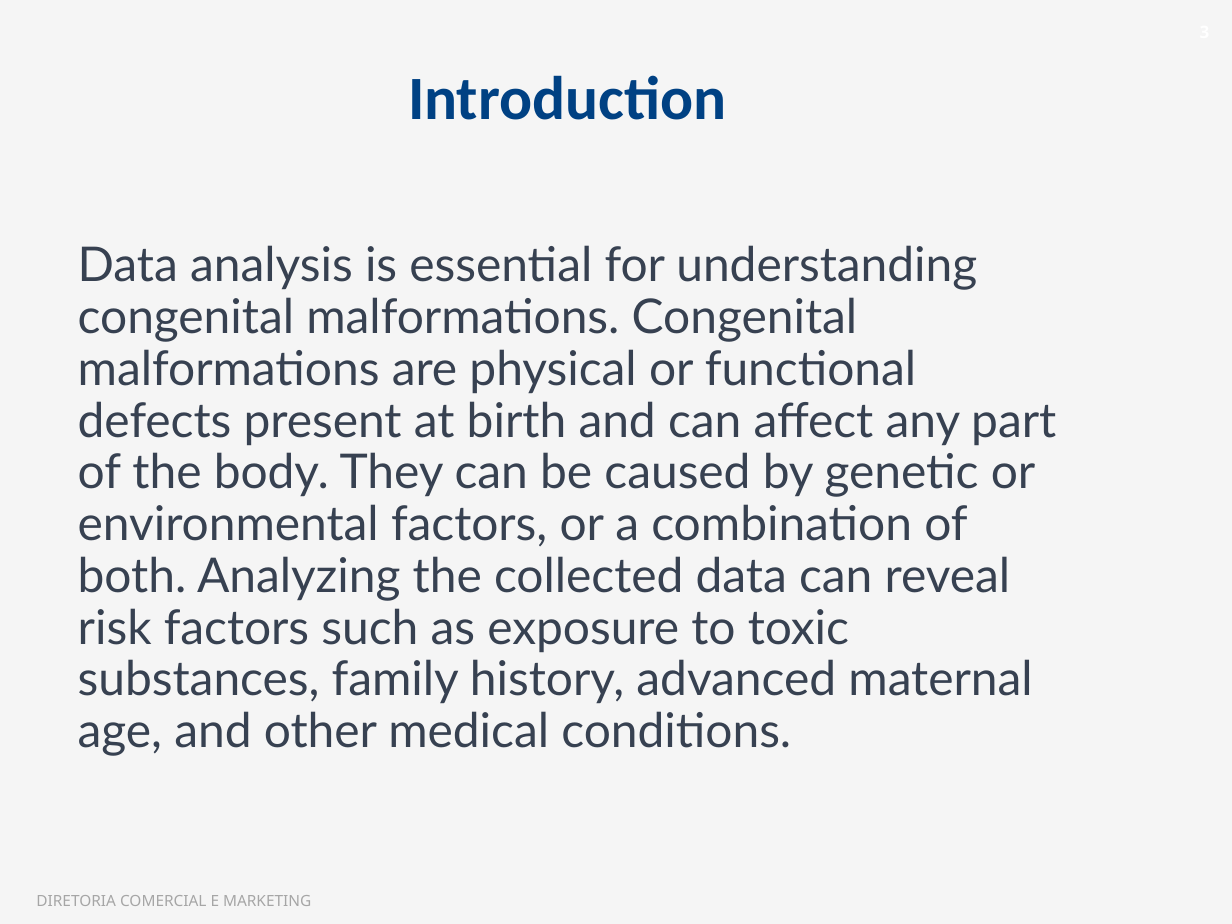
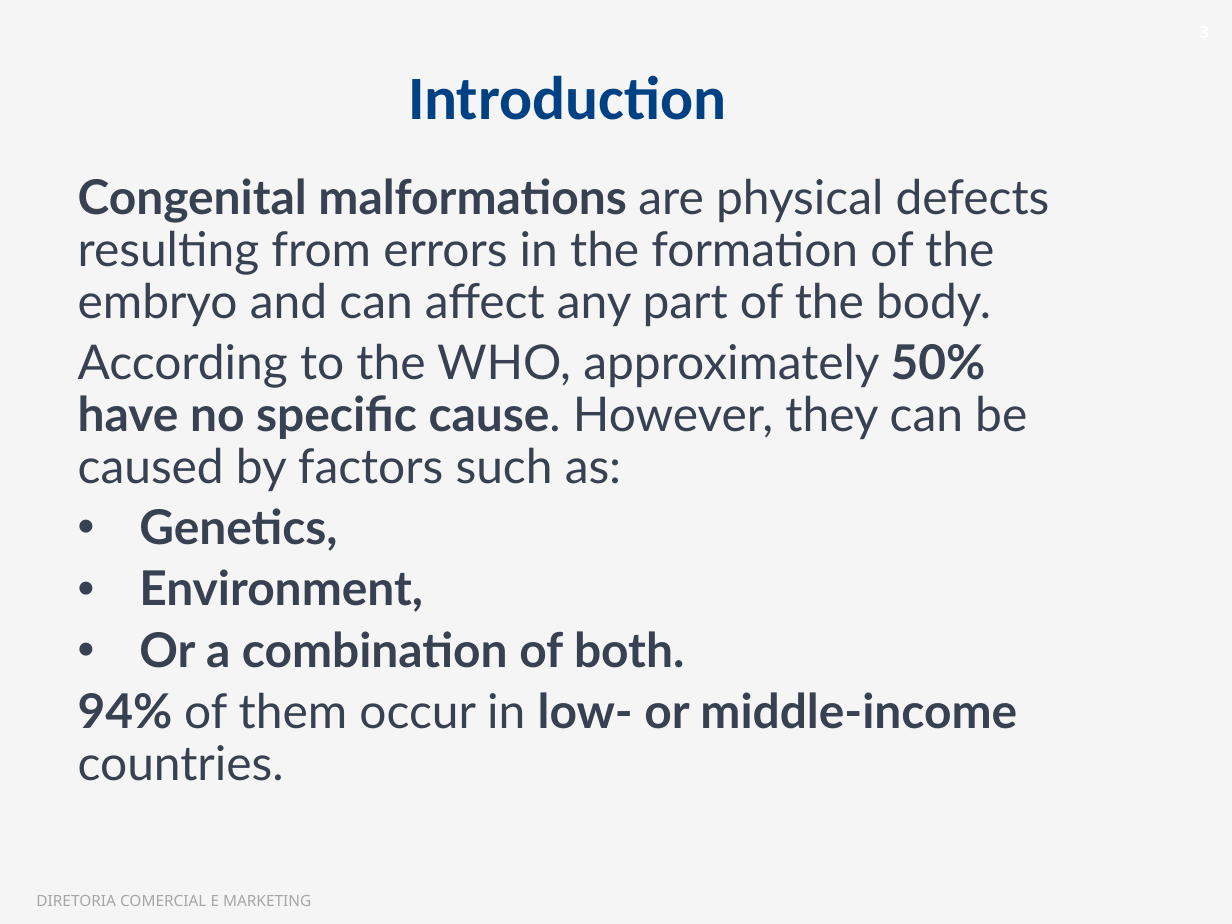
Before and after one commit to BrazilianDatathon2023/jornada-5, a slide deck: slide 3 of Apresentação Datathon.pptx. Drawn at 1232x924 pixels with LibreOffice and Linux fonts; fonts in the diff are those of the drawing; background and template pictures are left out. Boxes give left, top, right and bottom in pixels: in the first picture for what was removed or moved away, otherwise in the second. Text is boxed around its words. In the diff, an @@ line names an element or a change of style, - is before the commit and + after.

```diff
--- a/Apresentação Datathon.pptx
+++ b/Apresentação Datathon.pptx
@@ text at [78,178,1050,781]: text changed @@
-Data analysis is essential for understanding congenital malformations. Congenital malformations are physical or functional defects present at birth and can affect any part of the body. They can be caused by genetic or environmental factors, or a combination of both. Analyzing the collected data can reveal risk factors such as exposure to toxic substances, family history, advanced maternal age, and other medical conditions.
+Congenital malformations are physical defects resulting from errors in the formation of the embryo and can affect any part of the body.
+According to the WHO, approximately 50% have no specific cause. However, they can be caused by factors such as:
+• Genetics,
+• Environment,
+• Or a combination of both.
+94% of them occur in low- or middle-income countries.
```
Also in this commit, not shown: 2 other slides changed.
